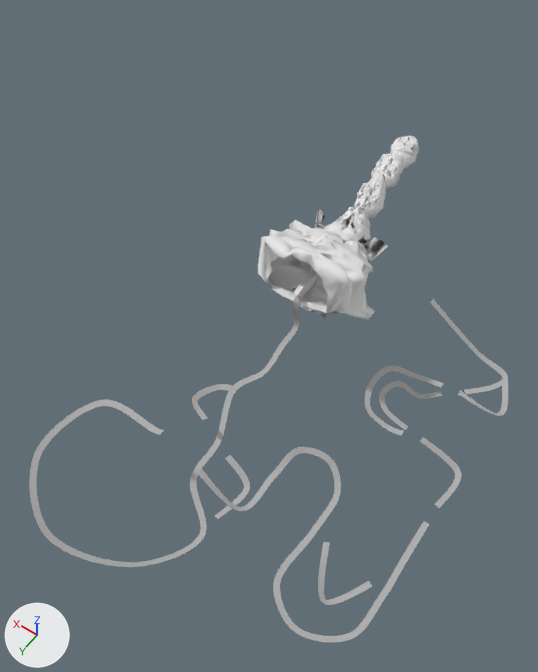
Two versions of the Blender file art/models/props/lev0_cave.blend, one commit apart.
Before and after are seen from a 50 mm camera at (-412.0, 1001.0, 823.0) aimed at (11.0, 408.0, -109.0). Lighting does not change. The marker at lower left points along +X, +Y and +Z. The older version comes first.

Script lines for the objects in view, before the commit:
```python
ob_bridge = bpy.data.objects.new('bridge', me_cube_002)
ob_bridge.location = (0.0, 307.0, -58.0)
ob_bridge.scale = (7.19, 10.1, 1.74)
ob_cave_001 = bpy.data.objects.new('Cave.001', me_sphere_001)
ob_cave_001.location = (0.0, 237.0, -58.0)
ob_cave_001.rotation_euler = (0.0, 0.0327, 1.571)  # degrees (0, 1.9, 90)
ob_cave_001.scale = (-29.6, -37.4, -26.2)
ob_cave_002 = bpy.data.objects.new('Cave.002', me_sphere_002)
ob_cave_002.location = (0.0, 237.0, -58.0)
ob_cave_002.rotation_euler = (0.0, 0.0327, 1.571)  # degrees (0, 1.9, 90)
ob_cave_002.scale = (-29.6, -37.4, -26.2)
ob_cave_003 = bpy.data.objects.new('Cave.003', me_sphere_003)
ob_cave_003.location = (0.0, 237.0, -58.0)
ob_cave_003.rotation_euler = (0.0, 0.0327, 1.571)  # degrees (0, 1.9, 90)
ob_cave_003.scale = (-29.6, -37.4, -26.2)
ob_cave_004 = bpy.data.objects.new('Cave.004', me_sphere_004)
ob_cave_004.location = (0.0, 237.0, -58.0)
ob_cave_004.rotation_euler = (0.0, 0.0327, 1.571)  # degrees (0, 1.9, 90)
ob_cave_004.scale = (-29.6, -37.4, -26.2)
ob_cave_005 = bpy.data.objects.new('Cave.005', me_sphere_011)
ob_cave_005.location = (0.0, 237.0, -58.0)
ob_cave_005.rotation_euler = (0.0, 0.0327, 1.571)  # degrees (0, 1.9, 90)
ob_cave_005.scale = (-29.6, -37.4, -26.2)
ob_spline__1 = bpy.data.objects.new('Spline__1_', me_spline__1)
ob_spline__1.location = (0.0, 0.0, 0.0)
ob_spline__1.rotation_euler = (1.571, 0.0, 0.0)  # degrees (90, 0, 0)
```
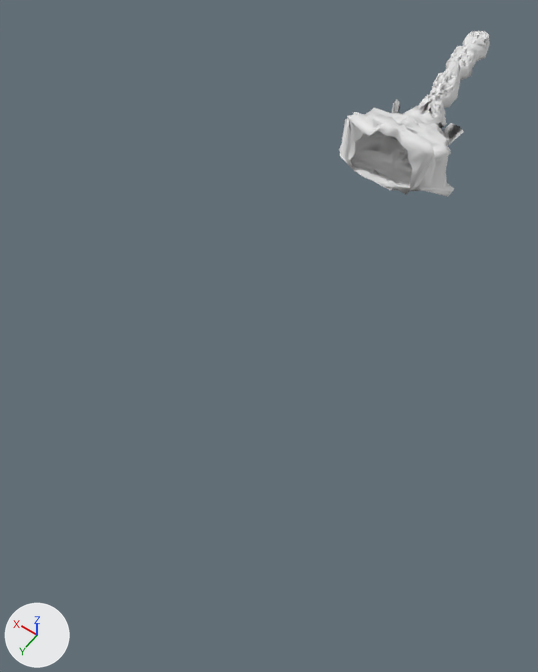
Commit message: Cave
Cave with bridge

Where the change shows, as pixel boxes [x1, y1, x2, y2] in the pictures (538 x 672 px):
'Cave.005', moved: before [257, 220, 375, 320]; after [339, 107, 454, 197]
'Spline__1_', hidden: before [29, 280, 508, 643]
'Cave.004', moved: before [315, 207, 388, 273]; after [377, 94, 464, 155]
'Cave.003', moved: before [354, 169, 387, 219]; after [430, 59, 461, 108]
'Cave.002', moved: before [371, 153, 405, 190]; after [446, 45, 478, 81]
'Cave.001', moved: before [390, 136, 419, 168]; after [463, 31, 490, 61]
'bridge', moved (mostly hidden afterwards): before [293, 270, 319, 297]; after [398, 145, 406, 154]

What the commit changed:
Object 'bridge' (ob_bridge) moves from (0.0, 307.0, -58.0) to (0.0, 0.0, 23.0).
Object 'Spline__1_' (ob_spline__1) is now hidden.
Object 'Cave.005' (ob_cave_005) moves from (0.0, 237.0, -58.0) to (0.0, 0.0, 23.0).
Object 'Cave.001' (ob_cave_001) moves from (0.0, 237.0, -58.0) to (0.0, 0.0, 23.0).
Object 'Cave.002' (ob_cave_002) moves from (0.0, 237.0, -58.0) to (0.0, 0.0, 23.0).
Object 'Cave.003' (ob_cave_003) moves from (0.0, 237.0, -58.0) to (0.0, 0.0, 23.0).
Object 'Cave.004' (ob_cave_004) moves from (0.0, 237.0, -58.0) to (0.0, 0.0, 23.0).
